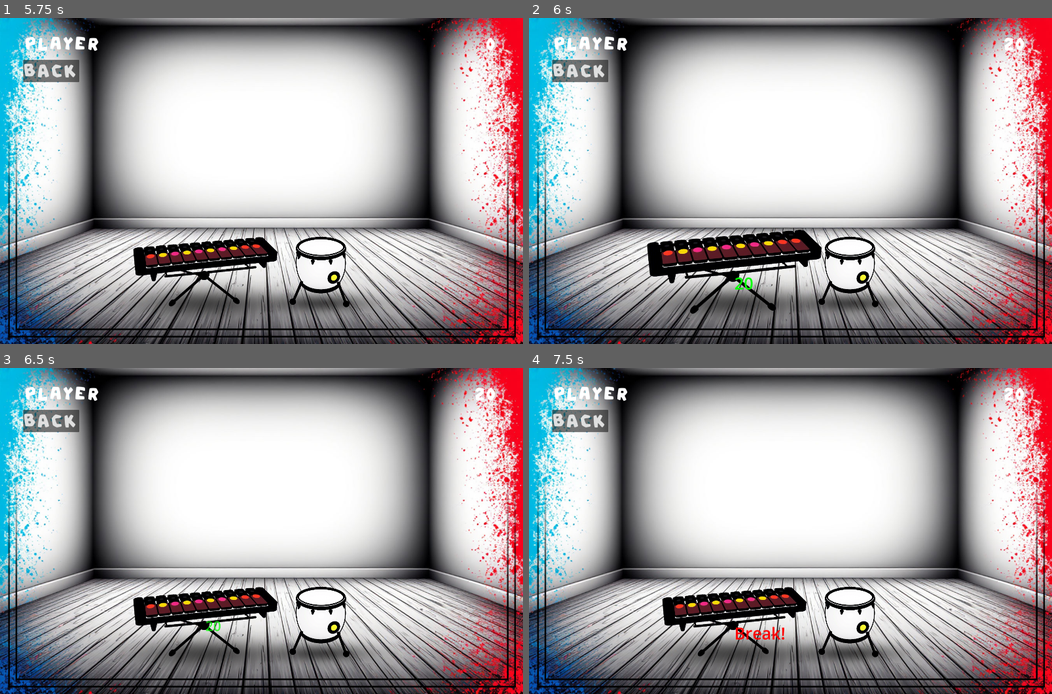
Above: before the commit, frames 1-4 (two rows, left to right).
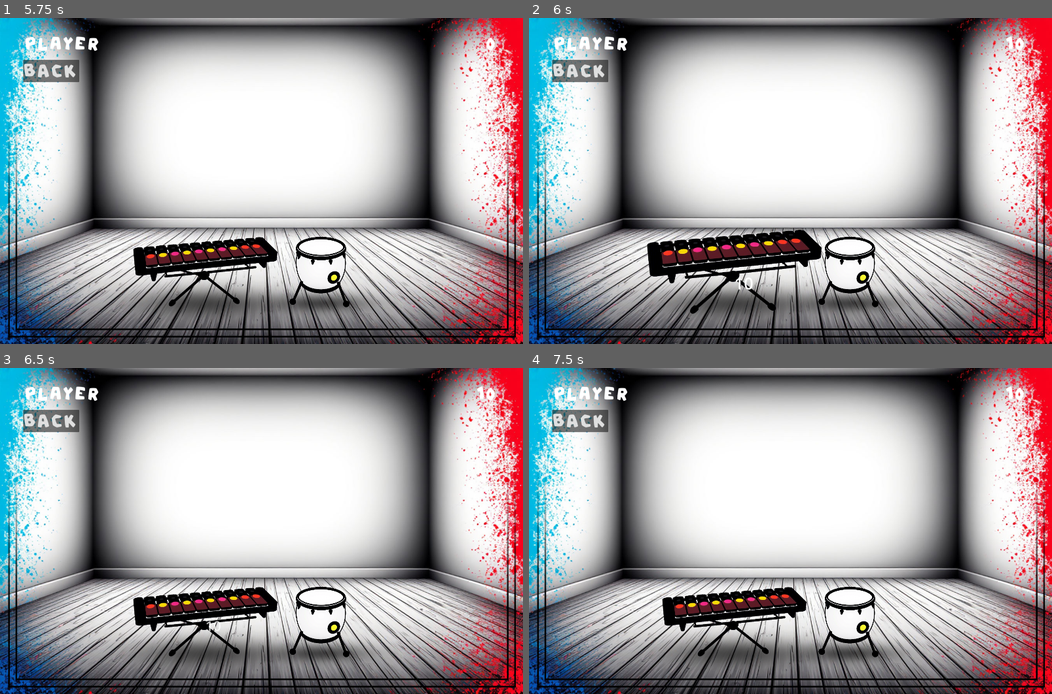
Above: after the commit, the same moments.

Repository: otumno/Bandgo
Game: Godot game, scene res://project/scenes/Game.tscn
The game is run twice, just before and just after one commit, with the same random seed, the same clock (stepped at 60 frames per second) and the same inputs. This scene is started directly instead of the project's main scene.
Inputs (mouse positions are in pixels of both pictures, inside the frame that each line leads up to):
- Up to frame 1 (5.75 s): tap Enter at 0.5, 5 s; move the mouse to (203, 255) at 0.52 s; click (203, 255) at 0.67 s; click "BACK" at 1.25 s; click "GAME" at 2 s; click "Player Очки: 0" at 2.75 s; click "Слот 2" at 3.5 s; tap Space at 4.25 s; move the mouse to (319, 262) at 4.27 s; click (319, 262) at 4.42 s; move the mouse to (313, 109) at 5.02 s; click (313, 109) at 5.17 s
- Up to frame 2 (6 s): tap Space at 5.75 s; move the mouse to (764, 246) at 5.77 s; click (764, 246) at 5.92 s
- Up to frame 3 (6.5 s): no input
- Up to frame 4 (7.5 s): move the mouse to (947, 579) at 6.52 s; click (947, 579) at 6.67 s; tap Enter at 7.25 s; move the mouse to (633, 482) at 7.27 s; click (633, 482) at 7.42 s

Frame 1 is identical in both runs. In frame 2, 0.1% of the frame differs, in the area x 39-95%, y 5-84%; in frame 3, 0.1%; in frame 4, 0.2%.

Commit message:
Delete PatternAnalyzer

Diff:
--- a/project/scenes/Game.tscn
+++ b/project/scenes/Game.tscn
@@ -20,9 +20,7 @@
 [ext_resource type="Texture2D" uid="uid://dv6pg3jv73gwi" path="res://project/assets/textures/FRAME_2.png" id="17_27fkg"]
 [ext_resource type="AudioStream" uid="uid://b4yc4eov6sn8o" path="res://project/assets/sounds/Tac1.mp3" id="17_pwtkv"]
 [ext_resource type="AudioStream" uid="uid://clnxb7pknphow" path="res://project/assets/sounds/xylophon_4.ogg" id="17_rbt3f"]
-[ext_resource type="AudioStream" uid="uid://dxmcutit8pbbu" path="res://project/assets/sounds/xylophon_Fail.ogg" id="18_4mt45"]
 [ext_resource type="AudioStream" uid="uid://dn77en3rkyisk" path="res://project/assets/sounds/Tic1.mp3" id="18_mpdfd"]
-[ext_resource type="Script" uid="uid://bl4b0m6owwkag" path="res://project/scripts/PatternAnalyzer.gd" id="19_27fkg"]
 [ext_resource type="Texture2D" uid="uid://b77702pbc12b3" path="res://project/assets/textures/Xylophone.png" id="19_qlf8t"]
 [ext_resource type="PackedScene" uid="uid://cxu2mdfufhifo" path="res://project/scenes/ScorePopup.tscn" id="19_rbt3f"]
 [ext_resource type="Texture2D" uid="uid://b7nlbr70vc8v2" path="res://project/assets/textures/Tom1.png" id="24_n55ws"]
@@ -88,9 +86,10 @@
 
 [node name="Instrument_Xylo" type="Area2D" parent="."]
 script = ExtResource("10_mvo24")
-correct_sound_pattern = Array[AudioStream]([ExtResource("14_lpm4y"), ExtResource("15_qlf8t"), ExtResource("16_n55ws"), ExtResource("17_rbt3f")])
-fail_sound = ExtResource("18_4mt45")
-first_click_sound = ExtResource("16_n55ws")
+sound_pattern = Array[AudioStream]([ExtResource("14_lpm4y"), ExtResource("15_qlf8t"), ExtResource("16_n55ws"), ExtResource("17_rbt3f")])
+first_click_sound = ExtResource("14_lpm4y")
+fail_sound = ExtResource("15_ftep8")
+combo_multipliers = Array[int]([1, 2, 2, 4, 4, 8, 8, 10, 12])
 input_keys = Array[String](["a"])
 score_popup_scene = ExtResource("19_rbt3f")
 
@@ -104,15 +103,11 @@
 rotation = -0.10472
 shape = SubResource("RectangleShape2D_f3117")
 
-[node name="PatternAnalyzer" type="Node" parent="Instrument_Xylo"]
-script = ExtResource("19_27fkg")
-
 [node name="AudioStreamPlayer" type="AudioStreamPlayer" parent="Instrument_Xylo"]
 
 [node name="Instrument_Tom" type="Area2D" parent="."]
 script = ExtResource("10_mvo24")
-correct_sound_pattern = Array[AudioStream]([ExtResource("14_nooqs")])
-fail_sound = ExtResource("15_ftep8")
+sound_pattern = Array[AudioStream]([ExtResource("14_nooqs")])
 first_click_sound = ExtResource("14_nooqs")
 input_keys = Array[String](["ui_down"])
 score_popup_scene = ExtResource("19_rbt3f")
@@ -125,9 +120,6 @@
 [node name="CollisionShape2D" type="CollisionShape2D" parent="Instrument_Tom"]
 position = Vector2(1178, 904)
 shape = SubResource("CircleShape2D_n55ws")
-
-[node name="PatternAnalyzer" type="Node" parent="Instrument_Tom"]
-script = ExtResource("19_27fkg")
 
 [node name="AudioStreamPlayer" type="AudioStreamPlayer" parent="Instrument_Tom"]
 
--- a/project/scripts/Instrument.gd
+++ b/project/scripts/Instrument.gd
@@ -2,27 +2,22 @@
 class_name Instrument
 
 @export_category("Sound Settings")
-@export var correct_sound_pattern: Array[AudioStream]
-@export var fail_sound: AudioStream
+@export var sound_pattern: Array[AudioStream]  # Переименовано с correct_sound_pattern
 @export var first_click_sound: AudioStream
 @export var combo_sounds: Array[AudioStream]
+@export var fail_sound: AudioStream  # Добавлено объявление fail_sound
 
 @export_category("Gameplay Settings")
 @export var points_per_click: int = 10
-@export var in_rhythm_multiplier: float = 2.0
-@export var rhythm_window_ms: float = 100.0
 @export var combo_window_seconds: float = 2.0
 @export var combo_multipliers: Array[int] = [1, 2, 3, 5, 8]
-@export var allow_multiple_hits_per_beat: bool = false
-@export var miss_limit_before_combo_reset: int = 3
+@export var allow_multiple_hits_per_beat: bool = false  # Опция для разрешения множественных нажатий в течении такта
 
 @export_category("Input Settings")
-@export var input_keys: Array[String]  # Массив для хранения клавиш
+@export var input_keys: Array[String]
 
 @export_category("Visual Feedback")
 @export var score_popup_scene: PackedScene
-@export var in_rhythm_color: Color = Color.GREEN
-@export var out_of_rhythm_color: Color = Color.WHITE
 @export var combo_colors: Array[Color] = [Color.GOLD, Color.CRIMSON, Color.DEEP_SKY_BLUE]
 @export var feedback_scale: float = 1.1
 @export var feedback_duration: float = 0.15
@@ -31,7 +26,6 @@
 @export var hit_particles: GPUParticles2D
 @export var combo_particles: GPUParticles2D
 
-@onready var pattern_analyzer: PatternAnalyzer = $PatternAnalyzer
 @onready var audio_player: AudioStreamPlayer = $AudioStreamPlayer
 @onready var sprite: Sprite2D = $Sprite2D
 
@@ -42,12 +36,8 @@
 var combo_count := 0
 var last_combo_time := 0.0
 var current_combo_multiplier := 1
-var _current_pattern_index := 0
-var _last_processed_beat := -1
-var _consecutive_misses := 0
+var current_pattern_index := 0
 var _beat_hit_status := {}
-
-var _break_shown := false  # Флаг для показа "Break!" один раз
 
 func _ready():
 	_initialize_nodes()
@@ -82,20 +72,14 @@
 	if event is InputEventMouseButton and event.pressed and event.button_index == MOUSE_BUTTON_LEFT:
 		_handle_click()
 
-func _on_beat(beat_number: int):
-	if _last_processed_beat != -1 and beat_number > _last_processed_beat + 1:
-		var missed_beats = beat_number - _last_processed_beat - 1
-		_consecutive_misses += missed_beats
-		if correct_sound_pattern.size() > 0:
-			_current_pattern_index = (_current_pattern_index + missed_beats) % correct_sound_pattern.size()
-		else:
-			_current_pattern_index = 0
-		if _consecutive_misses >= miss_limit_before_combo_reset:
-			_reset_combo()
-
 func _handle_click():
 	var current_time = Time.get_ticks_msec()
 	var current_beat = bpm_manager.current_beat if bpm_manager else 0
+
+	# Проверка на множественные нажатия
+	if not allow_multiple_hits_per_beat and _beat_hit_status.get(current_beat, false):
+		_handle_fail_hit(true)
+		return
 
 	# Первая активация инструмента, если метроном ещё не запущен
 	if bpm_manager and not bpm_manager.is_playing:
@@ -106,95 +90,35 @@
 		_emit_particles(true)
 		return
 
-	# Запись события для PatternAnalyzer
-	if pattern_analyzer:
-		pattern_analyzer.register_input(name)
+	# Воспроизведение звука по паттерну
+	if sound_pattern.size() > 0:
+		_play_sound(sound_pattern[current_pattern_index])
+		current_pattern_index = (current_pattern_index + 1) % sound_pattern.size()
 
-	if !allow_multiple_hits_per_beat and _beat_hit_status.get(current_beat, false):
-		_handle_fail_hit(true)
-		return
+	# Обработка комбо
+	_update_combo(current_time)
+	_play_visual_feedback()
+	_emit_particles(true)
 
-	var is_in_rhythm = _check_rhythm(current_time)
-	if correct_sound_pattern.size() > 0:
-		_current_pattern_index = (_current_pattern_index + 1) % correct_sound_pattern.size()
-	else:
-		_current_pattern_index = 0
-	_last_processed_beat = current_beat
+	# Начисление очков
+	_add_points(points_per_click * current_combo_multiplier)
 	_beat_hit_status[current_beat] = true
-	last_hit_time = current_time
 
-	if is_in_rhythm:
-		_handle_correct_hit()
-	else:
-		_handle_fail_hit(false)
+func _on_beat(beat_number: int):
+	# Обновление текущего индекса паттерна при каждом такте
+	if sound_pattern.size() > 0:
+		current_pattern_index = beat_number % sound_pattern.size()
+	_beat_hit_status[beat_number] = false
 
-	_update_combo(current_time, is_in_rhythm)
-	_play_visual_feedback()
-	_emit_particles(is_in_rhythm)
-
-func _check_rhythm(current_time: float) -> bool:
-	if not bpm_manager:
-		return false
-	var beat_time = (60.0 / bpm_manager.bpm) * 1000.0
-	var time_since_last = current_time - last_hit_time
-	var time_in_beat = fmod(time_since_last, beat_time)
-	return (time_in_beat <= rhythm_window_ms or (beat_time - time_in_beat) <= rhythm_window_ms)
-
-func _handle_correct_hit():
-	_consecutive_misses = 0
-	if _break_shown:
-		_break_shown = false  # Сброс флага при новом комбо
-	_play_correct_sound()
-	_add_points(int(points_per_click * in_rhythm_multiplier * current_combo_multiplier))
-
-func _handle_fail_hit(is_double_hit: bool):
-	combo_count = 0
-	current_combo_multiplier = 1
-	_play_fail_sound()
-	_add_points(points_per_click if !is_double_hit else 0)
-	if is_double_hit:
-		_show_combo_reset("Double hit!")
-		_reset_combo()
-
-func _reset_combo():
-	combo_count = 0
-	current_combo_multiplier = 1
-	if not _break_shown:
-		_show_combo_reset("Break!")
-		_break_shown = true
-
-func _show_combo_reset(message: String):
-	var popup_position = sprite.global_position if sprite else global_position
-	if score_popup_scene:
-		var popup = score_popup_scene.instantiate()
-		get_tree().root.add_child(popup)
-		popup.show_score(message, popup_position, Color.RED, 1)
-	else:
-		push_warning("Instrument: score_popup_scene is not assigned, cannot show combo reset popup.")
-
-func _update_combo(current_time: float, is_in_rhythm: bool):
+func _update_combo(current_time: float):
 	var time_since_last_combo = (current_time - last_combo_time) / 1000.0
-	if is_in_rhythm and time_since_last_combo <= combo_window_seconds:
+	if time_since_last_combo <= combo_window_seconds:
 		combo_count += 1
 		current_combo_multiplier = combo_multipliers[min(combo_count, combo_multipliers.size() - 1)]
 	else:
 		combo_count = 0
 		current_combo_multiplier = 1
 	last_combo_time = current_time
-
-func _play_correct_sound():
-	if correct_sound_pattern.is_empty():
-		return
-	if combo_count >= 3 and not combo_sounds.is_empty():
-		var sound_idx = min(combo_count - 3, combo_sounds.size() - 1)
-		_play_sound(combo_sounds[sound_idx])
-	else:
-		audio_player.stream = correct_sound_pattern[_current_pattern_index]
-		audio_player.play()
-
-func _play_fail_sound():
-	if fail_sound:
-		_play_sound(fail_sound)
 
 func _play_sound(sound: AudioStream):
 	audio_player.stream = sound
@@ -212,17 +136,14 @@
 	if score_popup_scene:
 		var popup = score_popup_scene.instantiate()
 		get_tree().root.add_child(popup)
-		var is_in_rhythm = _check_rhythm(Time.get_ticks_msec())
-		var color = _get_popup_color(is_in_rhythm)
+		var color = _get_popup_color()
 		popup.show_score(points, popup_pos, color, current_combo_multiplier)
-	else:
-		push_warning("Instrument: score_popup_scene is not assigned, cannot show score popup.")
 
-func _get_popup_color(is_in_rhythm: bool) -> Color:
+func _get_popup_color() -> Color:
 	if combo_count >= 3 and combo_colors.size() > 0:
 		var color_idx = min(combo_count - 3, combo_colors.size() - 1)
 		return combo_colors[color_idx]
-	return in_rhythm_color if is_in_rhythm else out_of_rhythm_color
+	return Color.WHITE
 
 func _play_visual_feedback():
 	if not sprite or not enable_visual_feedback:
@@ -239,9 +160,35 @@
 func _emit_particles(is_in_rhythm: bool):
 	if hit_particles:
 		hit_particles.emitting = true
-		hit_particles.modulate = in_rhythm_color if is_in_rhythm else out_of_rhythm_color
 	if combo_count >= 3 and combo_particles:
 		combo_particles.emitting = true
 		if combo_colors.size() > 0:
 			var color_idx = min(combo_count - 3, combo_colors.size() - 1)
 			combo_particles.modulate = combo_colors[color_idx]
+
+func _handle_fail_hit(is_double_hit: bool):
+	combo_count = 0
+	current_combo_multiplier = 1
+	_play_fail_sound()
+	_add_points(points_per_click if !is_double_hit else 0)
+	if is_double_hit:
+		_show_combo_reset("Double hit!")
+		_reset_combo()
+
+func _reset_combo():
+	combo_count = 0
+	current_combo_multiplier = 1
+	_show_combo_reset("Break!")
+
+func _show_combo_reset(message: String):
+	var popup_position = sprite.global_position if sprite else global_position
+	if score_popup_scene:
+		var popup = score_popup_scene.instantiate()
+		get_tree().root.add_child(popup)
+		popup.show_score(message, popup_position, Color.RED, 1)
+	else:
+		push_warning("Instrument: score_popup_scene is not assigned, cannot show combo reset popup.")
+
+func _play_fail_sound():
+	if fail_sound:
+		_play_sound(fail_sound)
--- a/project/scripts/PatternAnalyzer.gd
+++ /dev/null
@@ -1,66 +0,0 @@
-extends Node
-class_name PatternAnalyzer
-
-signal pattern_verified(recorded_pattern: Array[bool], instrument_map: Dictionary)
-
-@export var bpm_manager: Node
-@export var auto_repeat_count: int = 2
-@export var required_matches: int = 1
-
-var pattern_length: int = 0
-var input_buffer: Array[bool] = []
-var instrument_buffer: Array[String] = []
-
-var reference_pattern: Array[bool] = []
-var reference_instruments: Array[String] = []
-
-var match_count: int = 0
-var state := "IDLE"
-var beat_index := 0
-
-func _ready():
-	if bpm_manager == null:
-		bpm_manager = get_parent().find_child("BPM_Manager", true, false)
-	if bpm_manager:
-		bpm_manager.beat_triggered.connect(_on_beat)
-		pattern_length = bpm_manager.metronome_pattern.size()
-
-func register_input(instrument_name: String):
-	while instrument_buffer.size() <= beat_index:
-		instrument_buffer.append("")
-	instrument_buffer[beat_index] = instrument_name
-	while input_buffer.size() <= beat_index:
-		input_buffer.append(false)
-	input_buffer[beat_index] = true
-
-func _on_beat(_beat: int):
-	beat_index += 1
-	var _current := false
-	if beat_index < input_buffer.size():
-		_current = input_buffer[beat_index]
-
-	match state:
-		"IDLE":
-			if beat_index >= pattern_length:
-				var slice = input_buffer.slice(beat_index - pattern_length, beat_index)
-				if slice.any(func(x): return x):
-					reference_pattern = slice.duplicate()
-					reference_instruments = instrument_buffer.slice(beat_index - pattern_length, beat_index)
-					match_count = 0
-					state = "CHECKING"
-
-		"CHECKING":
-			if beat_index >= pattern_length:
-				var slice = input_buffer.slice(beat_index - pattern_length, beat_index)
-				if slice == reference_pattern:
-					match_count += 1
-					if match_count >= required_matches:
-						state = "AUTOMATING"
-						emit_signal("pattern_verified", reference_pattern, reference_instruments)
-				else:
-					match_count = 0
-					reference_pattern = slice.duplicate()
-					reference_instruments = instrument_buffer.slice(beat_index - pattern_length, beat_index)
-
-		"AUTOMATING":
-			pass
--- a/project/scripts/PatternVisualizer.gd
+++ /dev/null
@@ -1,49 +0,0 @@
-extends Node2D
-
-@export var pattern_colors: Array[Color] = [
-	Color.GREEN,
-	Color.RED,
-	Color.BLUE,
-	Color.YELLOW
-]
-@export var cell_size: Vector2 = Vector2(20, 20)
-@export var spacing: float = 5.0
-
-var current_pattern: Array[bool] = []
-var pattern_history: Array[Array] = []
-
-func _ready():
-	var bpm_manager = get_node("/root/BPM_GlobalManager")
-	bpm_manager.pattern_detected.connect(_on_pattern_detected)
-
-func _on_pattern_detected(pattern: Array[bool], _start_beat: int):
-	current_pattern = pattern.duplicate()
-	pattern_history.append(pattern.duplicate())
-
-	if pattern_history.size() > 5:
-		pattern_history.remove_at(0)
-
-	queue_redraw()
-
-func _draw():
-	if current_pattern.is_empty():
-		return
-
-	# Рисуем текущий паттерн
-	for i in range(current_pattern.size()):
-		var color = pattern_colors[i % pattern_colors.size()] if current_pattern[i] else Color(0.2, 0.2, 0.2, 0.5)
-		var rect = Rect2(
-			Vector2(i * (cell_size.x + spacing), 0),
-			cell_size
-		)
-		draw_rect(rect, color, true)
-
-	# Рисуем историю паттернов
-	for p in range(pattern_history.size()):
-		for i in range(pattern_history[p].size()):
-			var color = pattern_colors[i % pattern_colors.size()] if pattern_history[p][i] else Color(0.2, 0.2, 0.2, 0.5)
-			var rect = Rect2(
-				Vector2(i * (cell_size.x + spacing), (p + 1) * (cell_size.y + spacing)),
-				cell_size
-			)
-			draw_rect(rect, color, true)
Not shown: 1 places in project/scenes/Game.tscn that only renumber resources
Not shown, removed: project/scripts/PatternAnalyzer.gd.uid
Not shown, removed: project/scripts/PatternVisualizer.gd.uid
